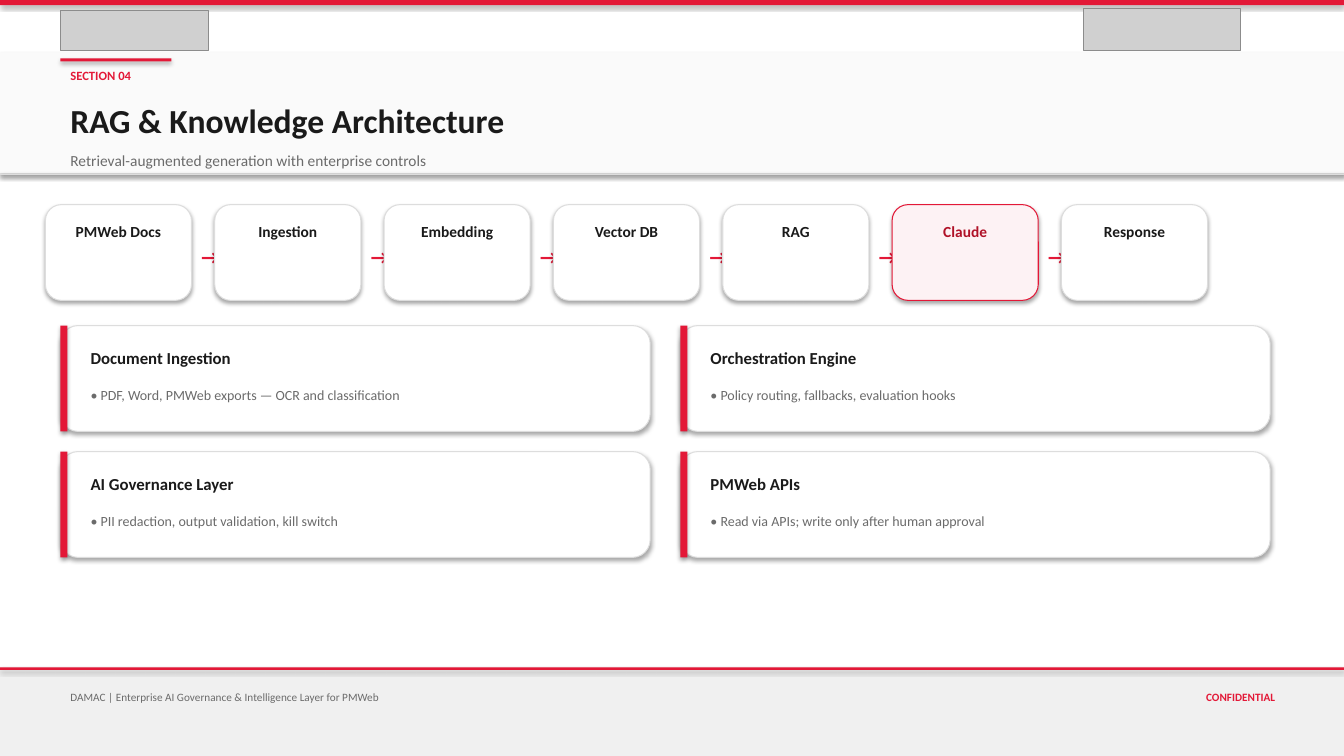
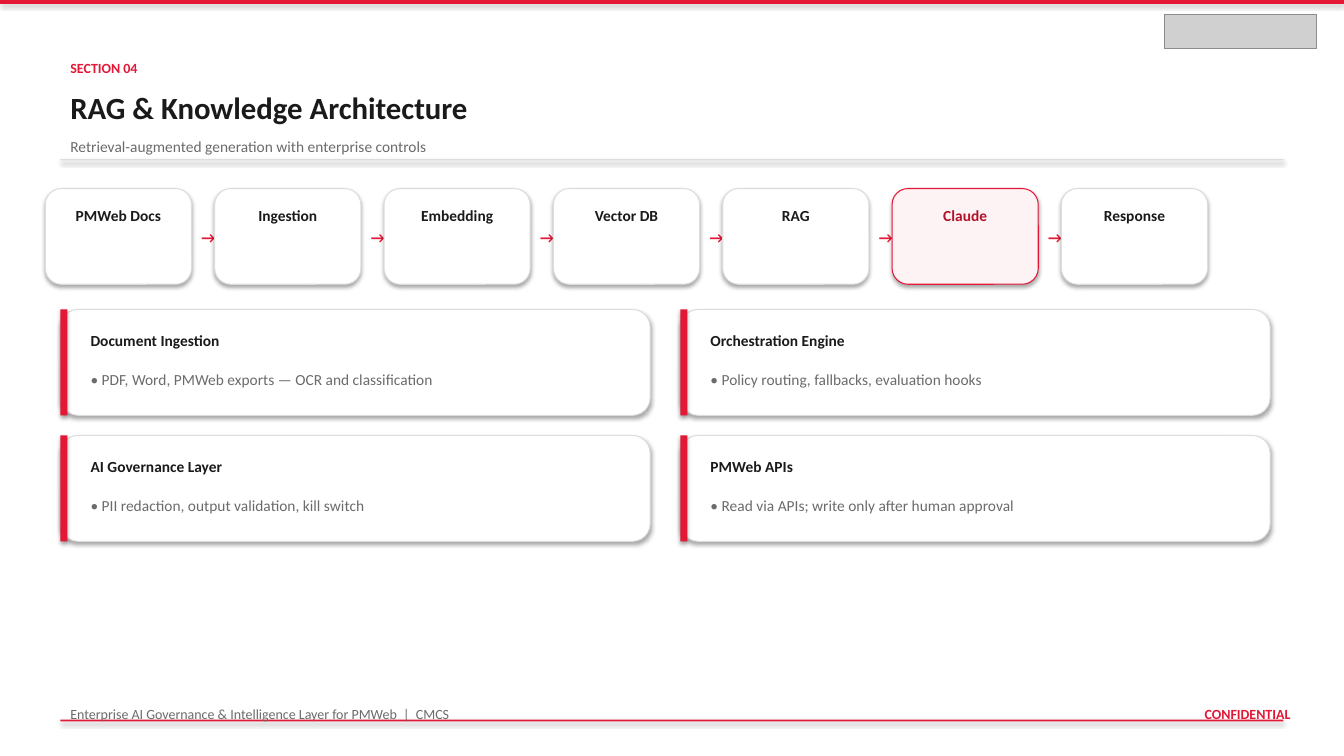
Before and after one commit to vishnushankar9024/procurehubibi, a slide deck: slide 17 of output/DAMAC_PMWeb_AI_Governance_Intelligence_Layer.pptx. Drawn at 1344x756 pixels with LibreOffice and Linux fonts; fonts in the diff are those of the drawing; grey boxes stand for pictures. Boxes give left, top, right and bottom in pixels: in the first picture for what was removed or moved away, otherwise in the second. Text is boxed around its words. In the diff, an @@ line names an element or a change of style, - is before the commit and + after.

```diff
--- a/output/DAMAC_PMWeb_AI_Governance_Intelligence_Layer.pptx
+++ b/output/DAMAC_PMWeb_AI_Governance_Intelligence_Layer.pptx
@@ picture removed at (60, 10, 209, 50) @@
@@ picture removed at (1084, 8, 1241, 50) @@
@@ picture added at (1165, 14, 1317, 48) @@
@@ rectangle removed at (0, 52, 1344, 173) @@
@@ text "SECTION 04": place and size @@
-text "SECTION 04" at (70, 71, 131, 80)
+text "SECTION 04" at (70, 64, 137, 73)
@@ text "SECTION 04" at (70, 64, 137, 73): size 9 to 10 pt @@
@@ rectangle removed at (60, 58, 171, 62) @@
@@ text "RAG & Knowledge Architecture": place and size @@
-text "RAG & Knowledge Architecture" at (70, 109, 504, 139)
+text "RAG & Knowledge Architecture" at (70, 97, 468, 125)
@@ text "RAG & Knowledge Architecture" at (70, 97, 468, 125): size 24 to 22 pt @@
@@ rectangle: place and size @@
-rectangle at (0, 173, 1344, 174)
+rectangle at (60, 159, 1284, 160)
@@ 22 texts, 7 rounded rectangles: place and size @@
-22 texts, 7 rounded rectangles at (45, 155, 1208, 528)
+22 texts, 7 rounded rectangles at (45, 141, 1208, 514)
@@ size 14 to 11 pt in 6 elements at (192, 221, 214, 246), (361, 221, 383, 246), (530, 221, 553, 246), (700, 221, 722, 246), (869, 221, 891, 246), (1038, 221, 1061, 246) @@
@@ rounded rectangle: place and size @@
-rounded rectangle at (681, 452, 1270, 558)
+rounded rectangle at (60, 310, 650, 415)
@@ rectangle: place and size @@
-rectangle at (681, 452, 688, 558)
+rectangle at (60, 310, 68, 415)
@@ rounded rectangle: place and size @@
-rounded rectangle at (681, 326, 1270, 432)
+rounded rectangle at (60, 436, 650, 541)
@@ rectangle: place and size @@
-rectangle at (681, 326, 688, 432)
+rectangle at (60, 436, 68, 541)
@@ 2 rounded rectangles, 2 rectangles: place and size @@
-2 rounded rectangles, 2 rectangles at (60, 326, 650, 558)
+2 rounded rectangles, 2 rectangles at (681, 310, 1270, 541)
@@ size 12 to 11 pt in 4 elements at (91, 335, 220, 349), (710, 335, 845, 349), (91, 462, 222, 475), (710, 461, 793, 472) @@
@@ size 10 to 11 pt in 4 elements at (102, 374, 433, 388), (722, 374, 981, 388), (102, 500, 364, 514), (722, 500, 1013, 514) @@
@@ rectangle removed at (0, 667, 1344, 756) @@
@@ text at (70, 709, 449, 722): text changed; size 8 to 10 pt @@
-DAMAC | Enterprise AI Governance & Intelligence Layer for PMWeb
+Enterprise AI Governance & Intelligence Layer for PMWeb | CMCS
@@ text "CONFIDENTIAL": place and size @@
-text "CONFIDENTIAL" at (1206, 693, 1275, 701)
+text "CONFIDENTIAL" at (1205, 710, 1291, 722)
@@ text "CONFIDENTIAL" at (1205, 710, 1291, 722): size 8 to 10 pt @@
@@ rectangle: place and size @@
-rectangle at (0, 667, 1344, 670)
+rectangle at (60, 720, 1284, 722)
```
Also in this commit, not shown: 35 other slides changed, 3 other files.
